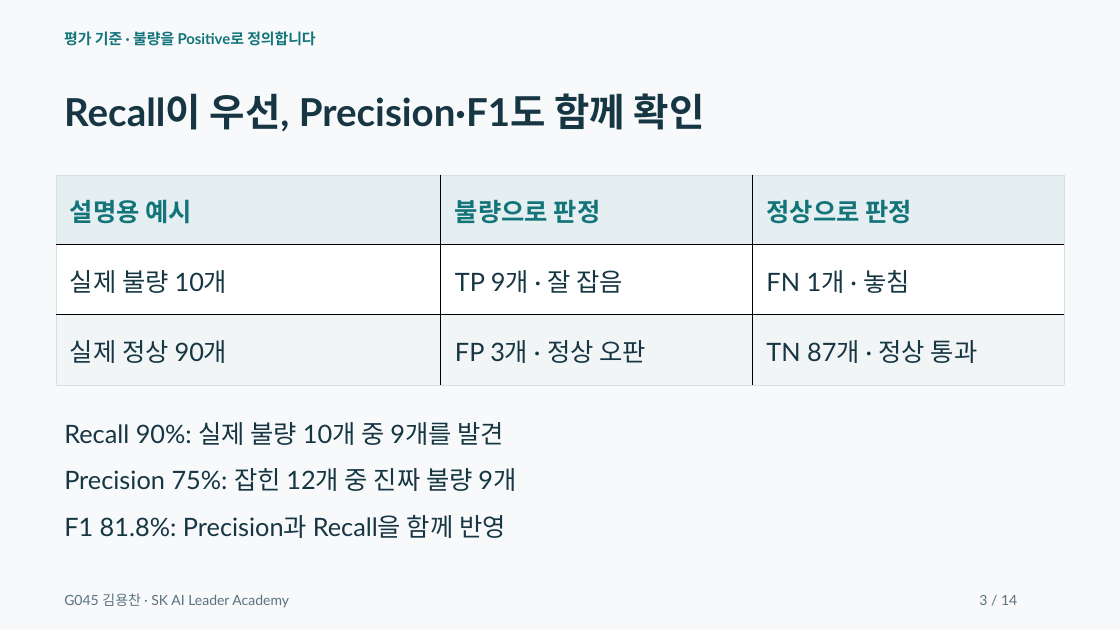
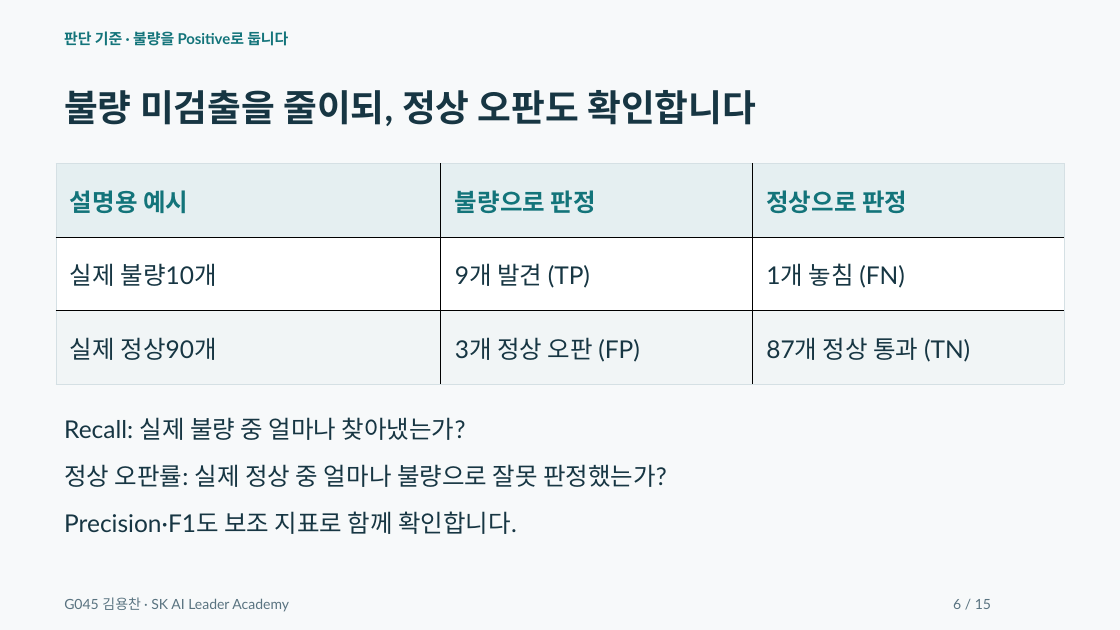
Before and after one commit to dragonchan95/Semiconductor-AI-Agent, a slide deck: slide 6 of docs/G045_Semiconductor_Agent.pptx (slide 3 before the commit). Drawn at 1120x630 pixels with LibreOffice and Linux fonts; fonts in the diff are those of the drawing. Boxes give left, top, right and bottom in pixels: in the first picture for what was removed or moved away, otherwise in the second. Text is boxed around its words. In the diff, an @@ line names an element or a change of style, - is before the commit and + after.

```diff
--- a/docs/G045_Semiconductor_Agent.pptx
+++ b/docs/G045_Semiconductor_Agent.pptx
@@ text at (64,31,288,46): text changed @@
-평가 기준 · 불량을 Positive로 정의합니다
+판단 기준 · 불량을 Positive로 둡니다
@@ text at (64,90,756,126): text changed; size 33 to 31.5 pt @@
-Recall이 우선, Precision·F1도 함께 확인
+불량 미검출을 줄이되, 정상 오판도 확인합니다
@@ table at (56,164,1065,384) @@
-row 2: 실제 불량 10개 | TP 9개 · 잘 잡음 | FN 1개 · 놓침
+row 2: 실제 불량10개 | 9개 발견 (TP) | 1개 놓침 (FN)
-row 3: 실제 정상 90개 | FP 3개 · 정상 오판 | TN 87개 · 정상 통과
+row 3: 실제 정상90개 | 3개 정상 오판 (FP) | 87개 정상 통과 (TN)
@@ size 21.8 to 21 pt in "설명용 예시", "불량으로 판정", "정상으로 판정" @@
@@ table: place and size @@
-table at (56,175,1065,385)
+table at (56,164,1065,384)
@@ text at (64,417,466,440): text changed; size 21.8 to 21 pt @@
-Recall 90%: 실제 불량 10개 중 9개를 발견
+Recall: 실제 불량 중 얼마나 찾아냈는가?
@@ text removed at (64,468,516,491) @@
-Precision 75%: 잡힌 12개 중 진짜 불량 9개
@@ text added at (64,464,667,487), 21 pt, text #173643 @@
+정상 오판률: 실제 정상 중 얼마나 불량으로 잘못 판정했는가?
@@ text removed at (64,515,506,538) @@
-F1 81.8%: Precision과 Recall을 함께 반영
@@ text added at (64,511,517,534), 21 pt, text #173643 @@
+Precision·F1도 보조 지표로 함께 확인합니다.
@@ text "G045 김용찬 · SK AI ...": place and size @@
-text "G045 김용찬 · SK AI ..." at (64,593,289,608)
+text "G045 김용찬 · SK AI ..." at (64,597,289,612)
@@ text added at (953,599,991,609), 12 pt, text #597380 @@
+6 / 15
@@ text removed at (979,595,1017,605) @@
-3 / 14
```
Also in this commit, not shown: 4 other slides changed, 10 slides added, 9 slides removed, 30 other files.
